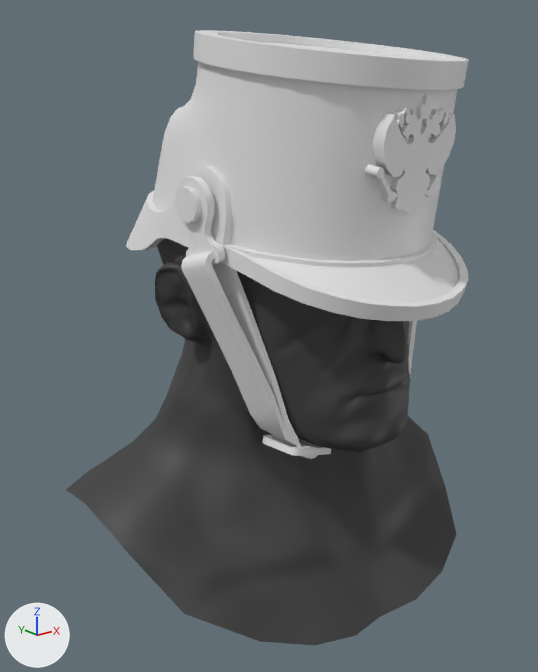
Two versions of the Blender file Heads/Police/Human/Males/Strong/Type1/Head_Police_Human_Male_Strong_Type1.1.blend, one commit apart.
Rendered twice from a camera (50 mm lens) standing at (-0.343, -0.429, 1.812) and looking at (-0.009, -0.011, 1.645). Every picture has the same lights, and +X, +Y and +Z are marked at lower left. The first picture is the older version.

In view in the first picture: 'Head_Police_Human_Strong_Type1.1'.
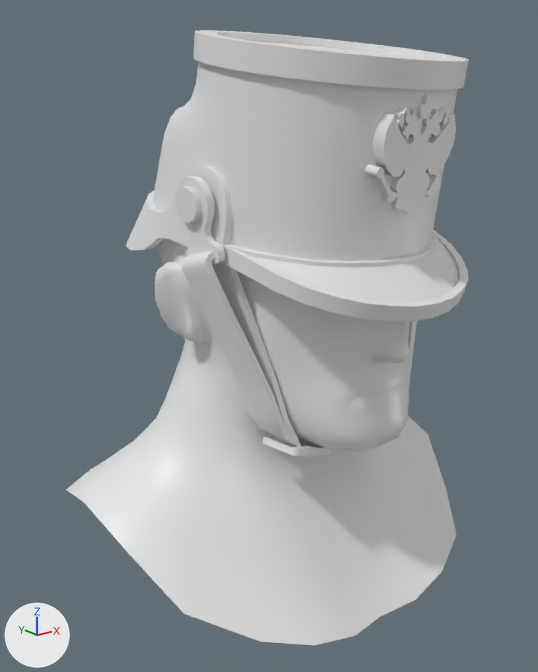
Changed parts and their boxes [x1, y1, x2, y2] in the pictures (538 x 672 px):
```json
{"part": 1, "of": "me_head_police_human_strong_type1_1", "change": "recoloured", "before": [66, 238, 456, 645], "after": [66, 238, 456, 645], "on screen": "lighter"}
```

Edits to the scene script, one JSON object a line:
```json
{"op": "add", "block": "mat_material_head_police_human_male_strong_type1_1", "code": ["mat_material_head_police_human_male_strong_type1_1 = principled_material('Material_Head_Police_Human_Male_Strong_Type1.1')", "mat_material_head_police_human_male_strong_type1_1.base_color = (0.8, 0.8, 0.8)  # white #e7e7e7", "mat_material_head_police_human_male_strong_type1_1.roughness = 0.4"]}
{"block": "me_head_police_human_strong_type1_1", "where": "me_head_police_human_strong_type1_1.from_pydata(...)  # 3155 vertices, 3165 faces; spans x -0.155..0.155, y -0.159..0.133, z 1.46..1.859"}
{"block": "me_head_police_human_strong_type1_1", "where": "# used by ob_head_police_human_strong_type1_1; location = (0.0, 0.0, 0.0)"}
{"block": "me_head_police_human_strong_type1_1", "change": "me_head_police_human_strong_type1_1 part 1: all 1156 faces that had it switch from mat_material_head_police_human_strong_type1_1 to mat_material_head_police_human_male_strong_type1_1 (white #e7e7e7)"}
```
